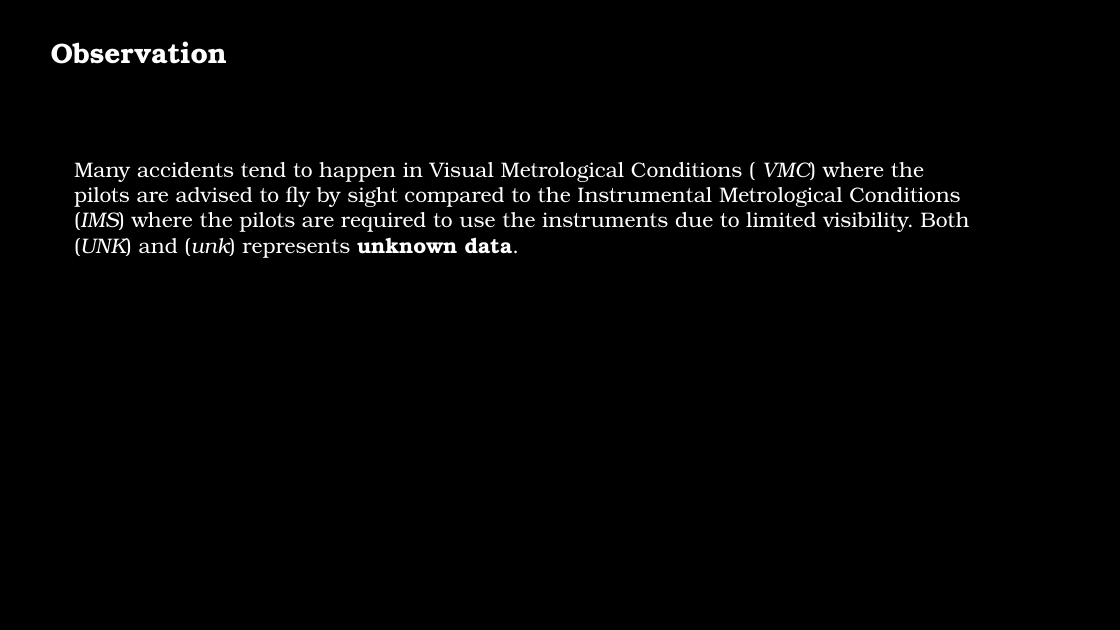
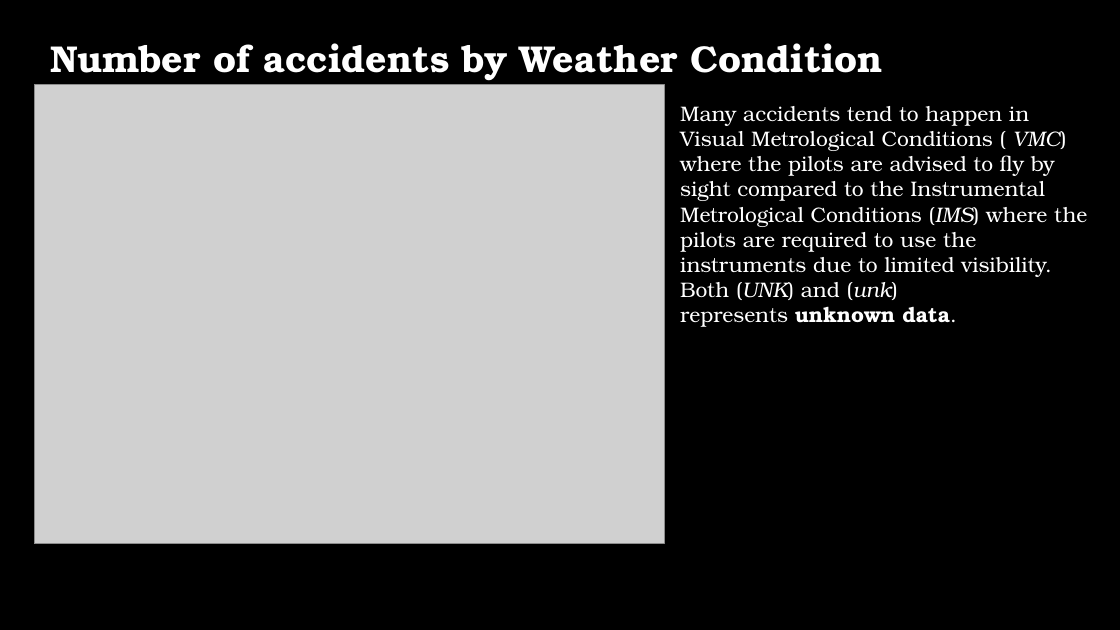
Before and after one commit to godwinmutuma/Phase1-project, a slide deck: slide 19 of Aviation Analysis.pptx (slide 28 before the commit). Drawn at 1120x630 pixels with LibreOffice and Linux fonts; fonts in the diff are those of the drawing; grey boxes stand for pictures; background and template pictures are left out. Boxes give left, top, right and bottom in pixels: in the first picture for what was removed or moved away, otherwise in the second. Text is boxed around its words. In the diff, an @@ line names an element or a change of style, - is before the commit and + after.

```diff
--- a/Aviation Analysis.pptx
+++ b/Aviation Analysis.pptx
@@ text removed at [51,41,227,64] @@
-Observation
@@ text added at [51,43,884,81], 32 pt, text #FFFFFF, bold @@
+Number of accidents by Weather Condition
@@ picture added at [34,85,665,544] @@
@@ text "Many accidents tend to happen ..." rewrapped from [74,162,969,258] to [680,106,1087,327] @@
```
Also in this commit, not shown: 8 other slides changed, 9 slides removed, 1 other file.
